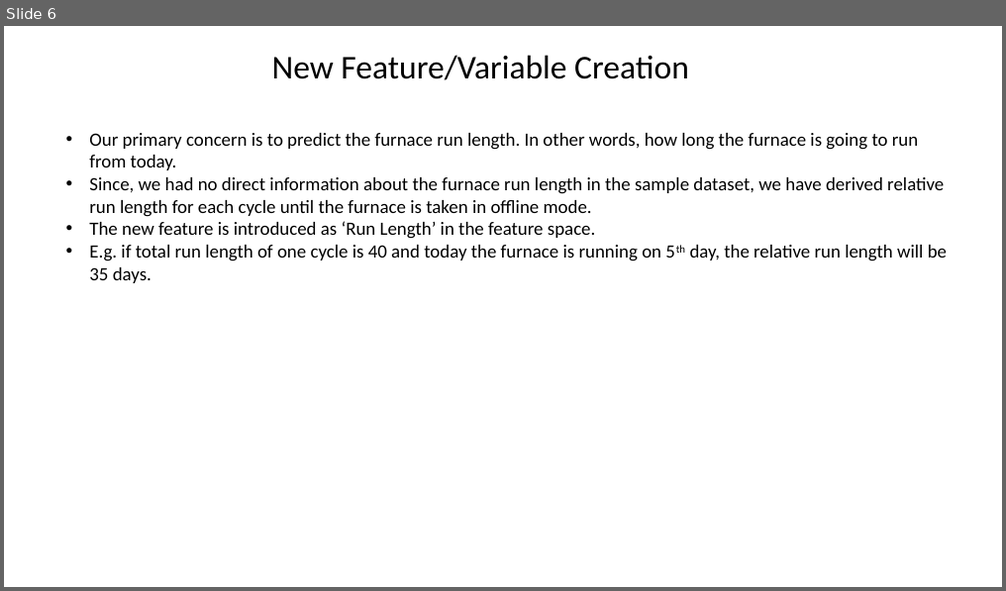
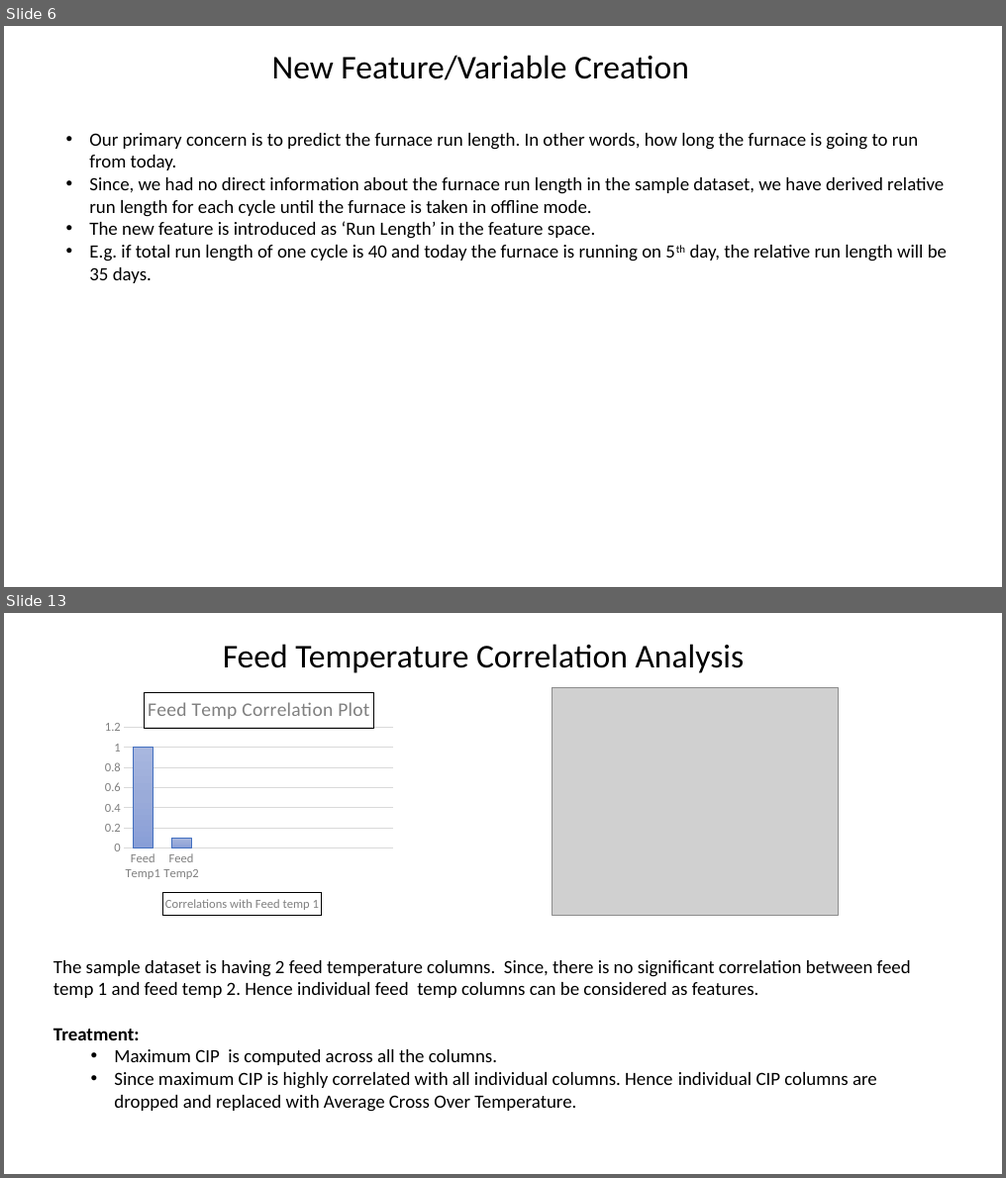
Before and after one commit to SabyasachiBhadra/CAP_106, a slide deck: CAP_106_Research_Env/EDA_Report/New Microsoft PowerPoint Presentation.pptx. Shown one above the other, each under a label of ours: slide 6 before the commit, slides 6 and 13 after it; the slides between them are not shown. The pictures are 1006x591 and 1006x1178 pixels, drawn with LibreOffice and Linux fonts; fonts in the diff are those of the drawing; grey boxes stand for pictures. Boxes give left, top, right and bottom in pixels: in the first picture for what was removed or moved away, otherwise in the second. Text is boxed around its words. In the diff, an @@ line names an element or a change of style, - is before the commit and + after.

```diff
--- a/CAP_106_Research_Env/EDA_Report/New Microsoft PowerPoint Presentation.pptx
+++ b/CAP_106_Research_Env/EDA_Report/New Microsoft PowerPoint Presentation.pptx
@@ slide 13 added at [4,613,1002,1174], background #FFFFFF @@
@@ text added at [223,644,745,673], 32 pt, text #000000 @@
+Feed Temperature Correlation Analysis
@@ column chart added at [94,688,407,916] @@
+title "Feed Temp Correlation Plot "
+categories: Feed Temp1, Feed Temp2
+Series 1: 1, 0.1, -, -, -, -, -
@@ picture added at [551,688,838,916] @@
@@ text added at [54,960,911,1112], 18 pt, text #000000 @@
+The sample dataset is having 2 feed temperature columns. Since, there is no significant correlation between feed temp 1 and feed temp 2. Hence individual feed temp columns can be considered as features.
+Treatment:
+  • Maximum CIP is computed across all the columns.
+  • Since maximum CIP is highly correlated with all individual columns. Hence individual CIP columns are dropped and replaced with Average Cross Over Temperature.
```
Also in this commit, not shown: 8 slides changed, 5 other slides added, 32 other files.
